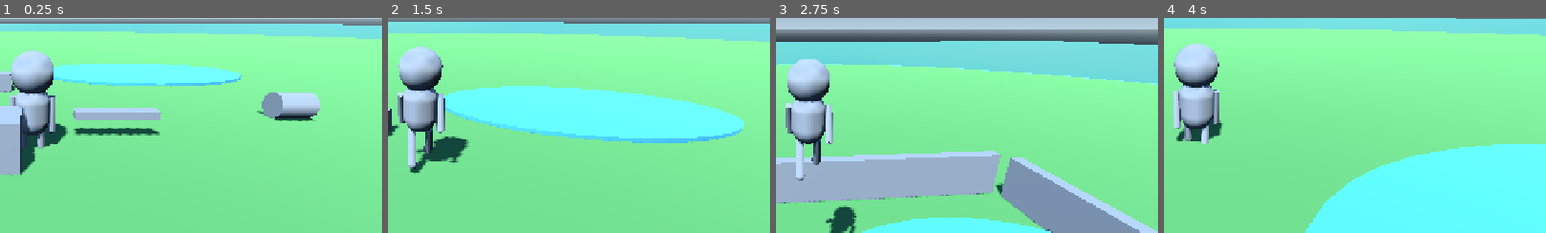
Above: before the commit, frames 1-4 (left to right).
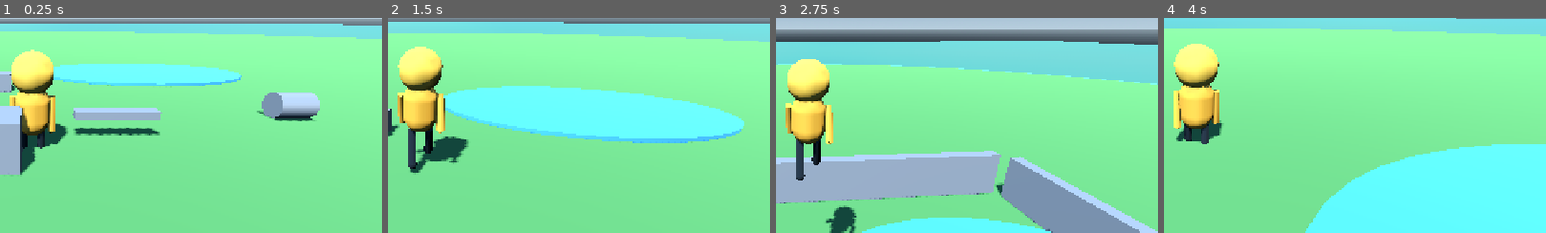
Above: after the commit, the same moments.

Repository: manojoffl-git/chaos-island-build
Game: Godot game, scene res://scenes/Main.tscn
The game is run twice, just before and just after one commit, with the same random seed, the same clock (stepped at 60 frames per second) and the same inputs.
Inputs (mouse positions are % of the whole screen's width and height, from its top left):
- Up to frame 1 (0.25 s): no input
- Up to frame 2 (1.5 s): tap Enter at 0.5 s; move the mouse to (55, 50) at 0.52 s; hold W (move_forward) from 0.53 s (still down); tap E (grab) at 0.6 s; click (55, 50) at 0.67 s; tap Space (jump) at 0.77 s; move the mouse to (45, 50) at 1.27 s; tap R (throw) at 1.35 s
- Up to frame 3 (2.75 s): keep holding W (move_forward); tap Space (jump) at 1.52 s; move the mouse to (52, 48) at 2.02 s; tap F at 2.1 s
- Up to frame 4 (4 s): keep holding W (move_forward); move the mouse to (49, 52) at 2.77 s; tap E (grab) at 2.85 s; click (49, 52) at 2.92 s; tap Space (jump) at 3.02, 3.77 s; move the mouse to (57, 51) at 3.52 s; tap R (throw) at 3.6 s
The pictures show only the part of the screen within x 46-96%, y 27-77%; the shares and areas given below are measured in that part.

The runs differ from the first frame. In frame 1, 3.8% of the frame differs, in the area x 2-15%, y 14-61%; in frame 2, 4.5%; in frame 3, 4.5%, in the area x 2-15%, y 19-76%; in frame 4, 4.3%.

Commit message:
Restore permanent player mesh materials

Diff:
--- a/scenes/Player.tscn
+++ b/scenes/Player.tscn
@@ -39,61 +39,84 @@
 height = 0.32
 radial_segments = 10
 rings = 5
+[sub_resource type="StandardMaterial3D" id="BodyMat"]
+albedo_color=Color(0.91,0.65,0.23,1)
+roughness=0.82
+[sub_resource type="StandardMaterial3D" id="HeadMat"]
+albedo_color=Color(0.95,0.74,0.3,1)
+roughness=0.82
+[sub_resource type="StandardMaterial3D" id="DarkMat"]
+albedo_color=Color(0.12,0.15,0.17,1)
+[sub_resource type="StandardMaterial3D" id="BeakMat"]
+albedo_color=Color(0.83,0.44,0.2,1)
 [node name="Player" type="CharacterBody3D"]
-script = ExtResource("1")
+script=ExtResource("1")
 [node name="Collision" type="CollisionShape3D" parent="."]
-shape = SubResource("C")
-position = Vector3(0, 1.25, 0)
+shape=SubResource("C")
+position=Vector3(0,1.25,0)
 [node name="CharacterVisual" type="Node3D" parent="."]
 [node name="Body" type="MeshInstance3D" parent="CharacterVisual"]
-mesh = SubResource("B")
-position = Vector3(0, 1.25, 0)
+mesh=SubResource("B")
+material_override=SubResource("BodyMat")
+position=Vector3(0,1.25,0)
 [node name="Head" type="MeshInstance3D" parent="CharacterVisual"]
-mesh = SubResource("H")
-position = Vector3(0, 2.45, 0)
+mesh=SubResource("H")
+material_override=SubResource("HeadMat")
+position=Vector3(0,2.45,0)
 [node name="LeftEye" type="MeshInstance3D" parent="CharacterVisual/Head"]
-mesh = SubResource("E")
-position = Vector3(-0.23, 0.1, -0.6)
+mesh=SubResource("E")
+material_override=SubResource("DarkMat")
+position=Vector3(-0.23,0.1,-0.6)
 [node name="RightEye" type="MeshInstance3D" parent="CharacterVisual/Head"]
-mesh = SubResource("E")
-position = Vector3(0.23, 0.1, -0.6)
+mesh=SubResource("E")
+material_override=SubResource("DarkMat")
+position=Vector3(0.23,0.1,-0.6)
 [node name="Beak" type="MeshInstance3D" parent="CharacterVisual/Head"]
-mesh = SubResource("K")
-position = Vector3(0, -0.08, -0.68)
-scale = Vector3(1.35, 0.65, 1)
+mesh=SubResource("K")
+material_override=SubResource("BeakMat")
+position=Vector3(0,-0.08,-0.68)
+scale=Vector3(1.35,0.65,1)
 [node name="LeftArm" type="Node3D" parent="CharacterVisual"]
-position = Vector3(-0.62, 1.72, 0)
+position=Vector3(-0.62,1.72,0)
 [node name="Mesh" type="MeshInstance3D" parent="CharacterVisual/LeftArm"]
-mesh = SubResource("A")
-position = Vector3(0, -0.575, 0)
+mesh=SubResource("A")
+material_override=SubResource("BodyMat")
+position=Vector3(0,-0.575,0)
 [node name="Hand" type="MeshInstance3D" parent="CharacterVisual/LeftArm"]
-mesh = SubResource("E")
-position = Vector3(0, -1.15, 0)
+mesh=SubResource("E")
+material_override=SubResource("HeadMat")
+position=Vector3(0,-1.15,0)
 [node name="RightArm" type="Node3D" parent="CharacterVisual"]
-position = Vector3(0.62, 1.72, 0)
+position=Vector3(0.62,1.72,0)
 [node name="Mesh" type="MeshInstance3D" parent="CharacterVisual/RightArm"]
-mesh = SubResource("A")
-position = Vector3(0, -0.575, 0)
+mesh=SubResource("A")
+material_override=SubResource("BodyMat")
+position=Vector3(0,-0.575,0)
 [node name="Hand" type="MeshInstance3D" parent="CharacterVisual/RightArm"]
-mesh = SubResource("E")
-position = Vector3(0, -1.15, 0)
+mesh=SubResource("E")
+material_override=SubResource("HeadMat")
+position=Vector3(0,-1.15,0)
 [node name="LeftLeg" type="Node3D" parent="CharacterVisual"]
-position = Vector3(-0.27, 0.55, 0)
+position=Vector3(-0.27,0.55,0)
 [node name="Mesh" type="MeshInstance3D" parent="CharacterVisual/LeftLeg"]
-mesh = SubResource("L")
-position = Vector3(0, -0.575, 0)
+mesh=SubResource("L")
+material_override=SubResource("DarkMat")
+position=Vector3(0,-0.575,0)
 [node name="Foot" type="MeshInstance3D" parent="CharacterVisual/LeftLeg"]
-mesh = SubResource("F")
-position = Vector3(0, -1.16, -0.12)
+mesh=SubResource("F")
+material_override=SubResource("DarkMat")
+position=Vector3(0,-1.16,-0.12)
 [node name="RightLeg" type="Node3D" parent="CharacterVisual"]
-position = Vector3(0.27, 0.55, 0)
+position=Vector3(0.27,0.55,0)
 [node name="Mesh" type="MeshInstance3D" parent="CharacterVisual/RightLeg"]
-mesh = SubResource("L")
-position = Vector3(0, -0.575, 0)
+mesh=SubResource("L")
+material_override=SubResource("DarkMat")
+position=Vector3(0,-0.575,0)
 [node name="Foot" type="MeshInstance3D" parent="CharacterVisual/RightLeg"]
-mesh = SubResource("F")
-position = Vector3(0, -1.16, -0.12)
+mesh=SubResource("F")
+material_override=SubResource("DarkMat")
+position=Vector3(0,-1.16,-0.12)
 [node name="Camera" type="Camera3D" parent="."]
-position = Vector3(0, 4, 8.5)
-rotation_degrees = Vector3(-19, 0, 0)
-current = true
+position=Vector3(0,4,8.5)
+rotation_degrees=Vector3(-19,0,0)
+current=true
Not shown: 1 places in scenes/Player.tscn that only renumber resources
